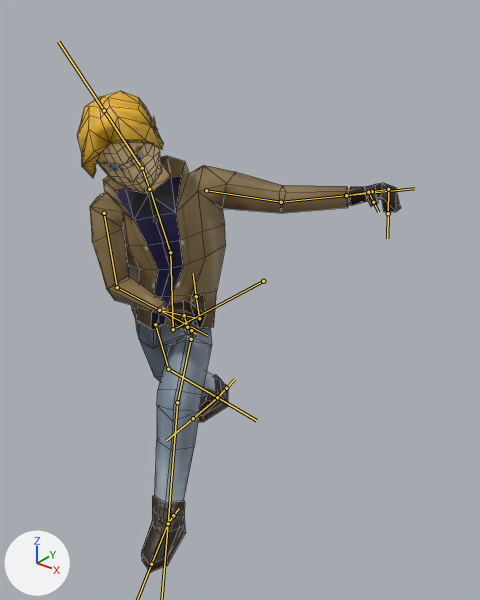
One commit to the FBX model res/models/gy/gy.fbx: the scene before it, then after it.
One viewpoint serves both versions: a 50 mm camera at (17.6, -16.42, 17.96) aimed at (4.7, -0.29, 7.96). Lighting does not change. The marker at lower left points along +X, +Y and +Z. Both versions are drawn at frame 1 of the action 'Armature|Plane.071Action'; the numbers are the values there. The bones that bend it are drawn over the model as lines. Mesh edges are drawn as thin lines.
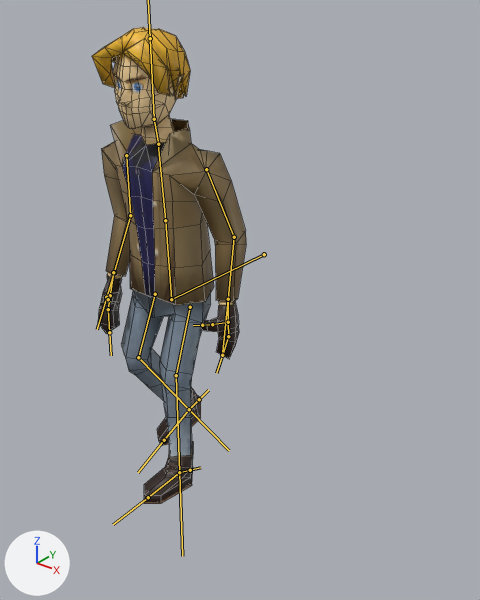
The change in detail:
Bone 'Root' (bone_root) moves from (0.0, 0.0, 0.5) to (0.0, 0.0, 0.08).
Bone 'stomach' (bone_stomach) turns from (0, 0, 0) to (3, 0, 0) degrees about its own x, y and z.
Bone 'chest' (bone_chest) turns from (24, 40, 16) to (0, 2, 1) degrees about its own x, y and z.
Bone 'head' (bone_head) turns from (12, -1, 11) to (-2, 0, -2) degrees about its own x, y and z.
Bone 'upper_arm.r' (bone_upper_arm_r) turns from (56, -46, 11) to (-8, -31, 51) degrees about its own x, y and z.
Bone 'lower_arm.r' (bone_lower_arm_r) turns from (60, 6, -10) to (39, 3, -7) degrees about its own x, y and z.
Bone 'upper_arm.l' (bone_upper_arm_l) turns from (15, -59, -6) to (-15, 39, -59) degrees about its own x, y and z.
Bone 'lower_arm.l' (bone_lower_arm_l) turns from (16, 0, 3) to (23, -1, 4) degrees about its own x, y and z.
Bone 'upper_leg.r' (bone_upper_leg_r) moves from (0.0, 0.0, 0.0) to (0.0, -0.01, -0.03).
Bone 'upper_leg.r' (bone_upper_leg_r) turns from (-22, -2, -3) to (16, 0, -3) degrees about its own x, y and z.
Bone 'lower_leg.r' (bone_lower_leg_r) turns from (-20, 0, 2) to (-47, 2, 4) degrees about its own x, y and z.
Bone 'upper_leg.l' (bone_upper_leg_l) moves from (0.0, 0.0, 0.0) to (0.0, -0.03, 0.0).
Bone 'upper_leg.l' (bone_upper_leg_l) turns from (55, -28, 3) to (17, -1, 0) degrees about its own x, y and z.
Bone 'lower_leg.l' (bone_lower_leg_l) turns from (-36, -1, -3) to (-14, 0, -1) degrees about its own x, y and z.
Bone 'foot_ik.r' (bone_foot_ik_r) moves from (-0.1, 1.31, 0.01) to (0.0, 0.54, 0.25).
Bone 'foot_ik.r' (bone_foot_ik_r) turns from (37, 0, 0) to (33, -1, 0) degrees about its own x, y and z.
Bone 'foot1.r' (bone_foot1_r) turns from (36, 0, 0) to (15, 0, 0) degrees about its own x, y and z.
Bone 'hand_ik.r' (bone_hand_ik_r) moves from (2.53, -0.8, -0.74) to (1.24, -0.32, -0.79).
Bone 'hand_ik.r' (bone_hand_ik_r) turns from (113, -36, -95) to (-47, -59, 38) degrees about its own x, y and z.
Bone 'hand2.r' (bone_hand2_r) turns from (-51, 33, 90) to (2, 8, 18) degrees about its own x, y and z.
Bone 'foot_ik.l' (bone_foot_ik_l) moves from (0.51, -1.1, -0.02) to (-0.01, -0.35, -0.01).
Bone 'foot_ik.l' (bone_foot_ik_l) turns from (0, 0, 25) to (-5, 0, 0) degrees about its own x, y and z.
Bone 'hand_ik.l' (bone_hand_ik_l) moves from (-0.33, 1.06, 0.36) to (-1.24, 0.08, -0.84).
Bone 'hand_ik.l' (bone_hand_ik_l) turns from (-61, -33, 43) to (-7, 56, -6) degrees about its own x, y and z.
Bone 'hand2.l' (bone_hand2_l) turns from (-10, 23, -91) to (0, -1, -16) degrees about its own x, y and z.
Bone 'thumb2.l' (bone_thumb2_l) turns from (-5, 18, 59) to (0, 0, 0) degrees about its own x, y and z.

Boxes [x1, y1, x2, y2] around the edits, measured in the pictures (480 x 600 px):
'Plane', posed (52% narrower): before [77, 91, 401, 573]; after [92, 27, 246, 504]
bone 'Root', root to tip: before (263, 281) to (172, 330); after (264, 254) to (170, 300)
bone 'stomach', root to tip: before (173, 329) to (170, 252); after (171, 299) to (165, 220)
bone 'chest', root to tip: before (170, 252) to (149, 188); after (165, 220) to (158, 143)
bone 'head', root to tip: before (142, 168) to (104, 110); after (154, 119) to (150, 38)
bone 'upper_arm.r', root to tip: before (104, 213) to (117, 287); after (126, 155) to (130, 215)
bone 'lower_arm.r', root to tip: before (117, 287) to (159, 310); after (130, 215) to (114, 272)
bone 'upper_arm.l', root to tip: before (206, 190) to (281, 202); after (206, 169) to (234, 237)
bone 'lower_arm.l', root to tip: before (281, 202) to (346, 195); after (234, 237) to (228, 299)
bone 'upper_leg.r', root to tip: before (155, 324) to (168, 369); after (155, 294) to (138, 357)
bone 'lower_leg.r', root to tip: before (168, 369) to (217, 397); after (138, 357) to (189, 409)
bone 'upper_leg.l', root to tip: before (191, 339) to (177, 402); after (190, 307) to (176, 375)
bone 'lower_leg.l', root to tip: before (177, 402) to (168, 523); after (176, 375) to (179, 472)
bone 'foot_ik.r', root to tip: before (217, 397) to (218, 397); after (189, 409) to (189, 408)
bone 'foot1.r', root to tip: before (217, 397) to (193, 418); after (189, 409) to (164, 440)
bone 'hand_ik.r', root to tip: before (159, 310) to (159, 309); after (114, 272) to (114, 272)
bone 'hand2.r', root to tip: before (199, 318) to (196, 296); after (108, 309) to (109, 332)
bone 'foot_ik.l', root to tip: before (168, 523) to (168, 523); after (179, 472) to (180, 472)
bone 'hand_ik.l', root to tip: before (346, 195) to (346, 196); after (228, 299) to (228, 298)
bone 'hand2.l', root to tip: before (388, 189) to (388, 213); after (228, 336) to (222, 355)
bone 'thumb2.l', root to tip: before (368, 192) to (373, 202); after (212, 324) to (202, 325)
